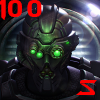
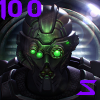
Layers edited between the first and the second w=100, h=100 image:
painted on "S" over left=76, top=80, right=97, bottom=95
painted on "100" over left=0, top=0, right=42, bottom=20
